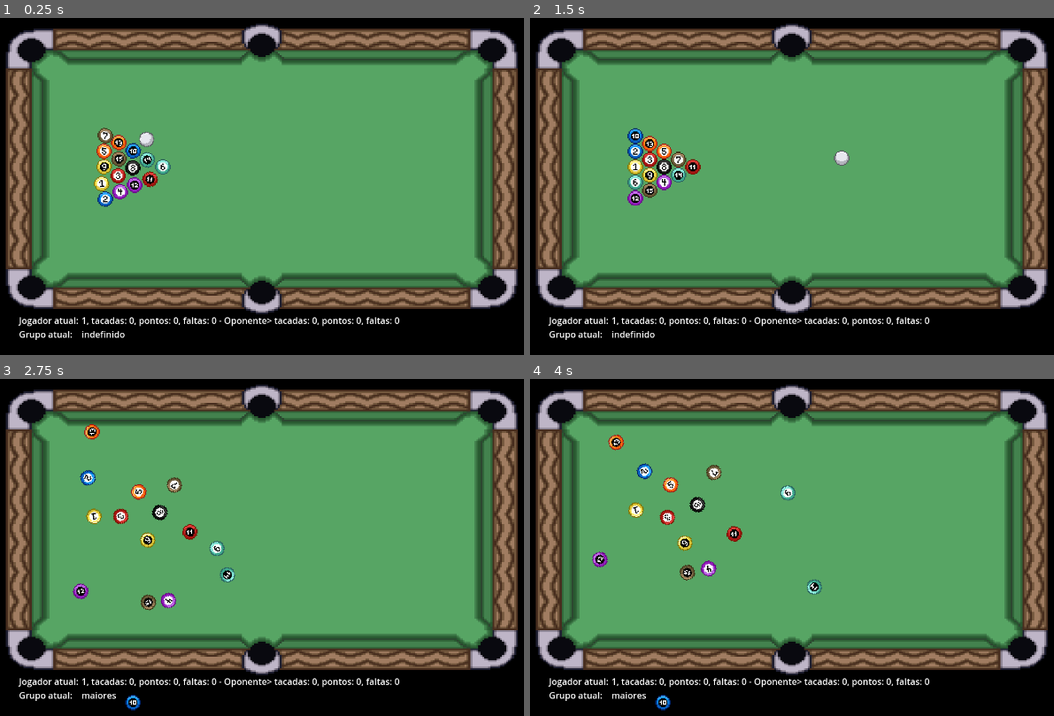
Above: before the commit, frames 1-4 (two rows, left to right).
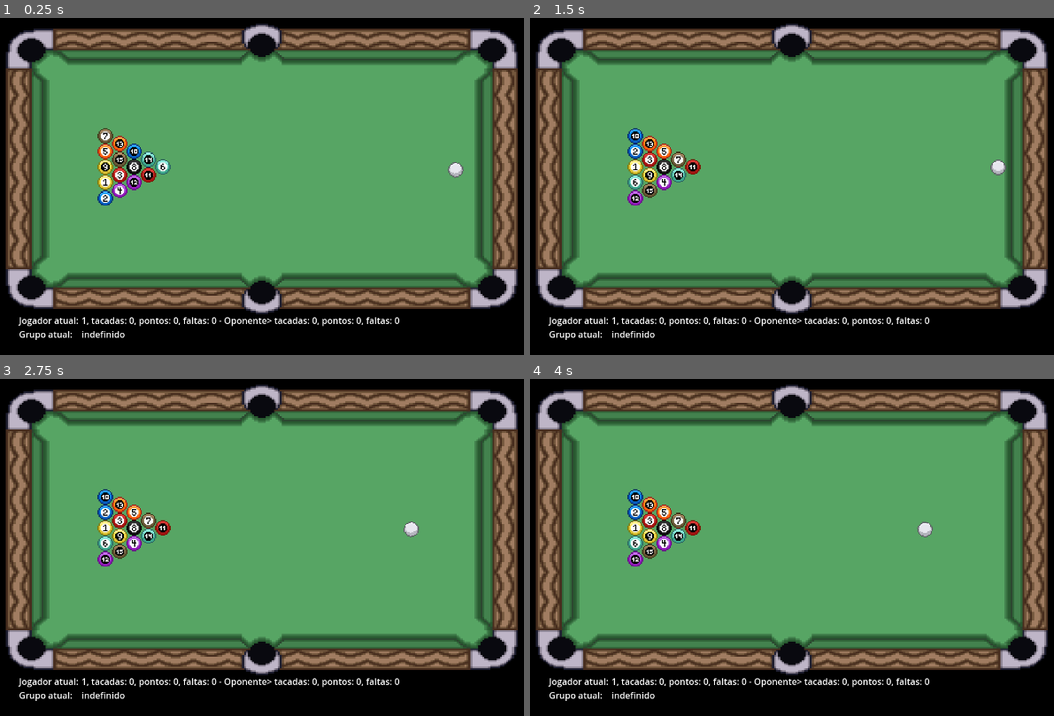
Above: after the commit, the same moments.

Repository: MathiasRLuz/Sinuca--8-Ball-Pool-
Game: Godot game, scene res://scenes/camp_bots.tscn
Same seed, same stepped clock (60 frames per second), same inputs: the game is played once before the commit and once after it. This scene is started directly instead of the project's main scene. The engine's default icon, where the game draws it, is replaced by a stand-in: a white triangle on a blue panel in a dark square.
Inputs (mouse positions are in pixels of both pictures, inside the frame that each line leads up to):
- Up to frame 1 (0.25 s): no input
- Up to frame 2 (1.5 s): move the mouse to (959, 156) at 0.52 s; hold D (right) 0.53-1.28 s; hold E (interact) 0.53-1.28 s; click (959, 156) at 0.67 s; tap Space at 0.77 s; move the mouse to (661, 196) at 1.27 s; hold S (down) from 1.28 s (still down); tap E (interact) at 1.35 s
- Up to frame 3 (2.75 s): tap Space at 1.52 s; move the mouse to (345, 449) at 2.02 s; release S (down) at 2.03 s; hold D (right) from 2.03 s (still down); hold E (interact) from 2.03 s (still down)
- Up to frame 4 (4 s): move the mouse to (765, 618) at 2.77 s; release D (right) at 2.78 s; release E (interact) at 2.78 s; hold W (up) 2.78-3.53 s; tap E (interact) at 2.85 s; click (765, 618) at 2.92 s; tap Space at 3.02, 3.77 s; move the mouse to (1017, 598) at 3.52 s; hold A (left) from 3.53 s (still down); hold E (interact) from 3.53 s (still down)

The runs differ from the first frame. In frame 1, 1.4% of the frame differs, in the area x 17-89%, y 32-57%; in frame 2, 0.2%; in frame 3, 3.2%, in the area x 13-80%, y 13-99%; in frame 4, 3.2%.

Commit message:
criterios 5 e 6 de pontuação (penalidades por bolas proibidas no caminho e bola 8 no caminho)

Diff:
--- a/scenes/camp_bots.tscn
+++ b/scenes/camp_bots.tscn
@@ -91,12 +91,15 @@
 enabled = false
 shape = SubResource("CircleShape2D_lmf8b")
 target_position = Vector2(151, 3)
+collision_mask = 3
+collide_with_areas = true
 
 [node name="ShapeCast2D2" type="ShapeCast2D" parent="."]
 position = Vector2(859, 68)
 enabled = false
 shape = SubResource("CircleShape2D_lmf8b")
 target_position = Vector2(-797, 395)
+collision_mask = 3
 collide_with_areas = true
 
 [node name="Line2D" type="Line2D" parent="."]
--- a/scenes/genetic_algorithm.tscn
+++ b/scenes/genetic_algorithm.tscn
@@ -4,4 +4,3 @@
 
 [node name="GeneticAlgorithm" type="Node"]
 script = ExtResource("1_02564")
-start_ga = true
--- a/scenes/sinuca.tscn
+++ b/scenes/sinuca.tscn
@@ -91,12 +91,15 @@
 enabled = false
 shape = SubResource("CircleShape2D_lmf8b")
 target_position = Vector2(151, 3)
+collision_mask = 3
+collide_with_areas = true
 
 [node name="ShapeCast2D2" type="ShapeCast2D" parent="."]
 position = Vector2(859, 68)
 enabled = false
 shape = SubResource("CircleShape2D_lmf8b")
 target_position = Vector2(-797, 395)
+collision_mask = 3
 collide_with_areas = true
 
 [node name="Line2D" type="Line2D" parent="."]
--- a/scripts/camp_bots.gd
+++ b/scripts/camp_bots.gd
@@ -239,6 +239,8 @@
 				var clear_path = check_clear_path(b, hole)
 				if not clear_path[0]:
 					var penalidade = current_enemy[GlobalData.EnemyDififultyVariables.crit4] * clear_path[1]
+					penalidade += current_enemy[GlobalData.EnemyDififultyVariables.crit5] * clear_path[2]
+					penalidade += current_enemy[GlobalData.EnemyDififultyVariables.crit6] * clear_path[3]
 					#print("Penalidade colisões: ", penalidade)
 					score -= penalidade  # Penalidade se houver interferência
 				#print(b.name," - ",hole.name," - ",score)
@@ -338,6 +340,8 @@
 									var clear_path = check_clear_path(b, hole)
 									if not clear_path[0]:
 										var penalidade = current_enemy[GlobalData.EnemyDififultyVariables.crit4] * clear_path[1]
+										penalidade += current_enemy[GlobalData.EnemyDififultyVariables.crit5] * clear_path[2]
+										penalidade += current_enemy[GlobalData.EnemyDififultyVariables.crit6] * clear_path[3]
 										if debug: print("Penalidade colisões: ", penalidade)
 										score -= penalidade  # Penalidade se houver interferência
 									if debug: print(b.name," - ",hole.name," - ",score)
@@ -495,21 +499,32 @@
 	# Verifique se há uma colisão
 	if shapecast2.is_colliding():
 		# Obtenha o objeto colidido
-		var collisions = shapecast2.get_collision_count()
+
+		var collisions = []
+		var forbidden_collisions = []
+		for i in range(shapecast2.get_collision_count()):
+			var _name = shapecast2.get_collider(i).name
+			if _name == "Area2D": _name = shapecast2.get_collider(i).get_parent().name
+			if collisions.count(str(_name)) < 1 and str(_name) != ball.name:
+				collisions.append(str(_name))
+				if str(_name) != "paredes" and str(_name) != "buracos":
+					if bateu_primeiro_em_bola_proibida(int(str(_name))):
+						forbidden_collisions.append(str(_name))
+		var n_collisions = len(collisions)
 		var collider = shapecast2.get_collider(0)
 		var nome = collider.name
 		if nome == "Area2D": nome = collider.get_parent().name
-		#print(ball.name, " colisões: ", collisions, " - primeira colisão: ", nome)
+		#print(ball.name, " colisões: ", n_collisions, " - colisões: ", collisions, " - colisões com bolas proibidas: ", forbidden_collisions)
 		# qual será a primeira colisão
 		shapecast2.enabled = false
 		shapecast2.reparent($".")
 		if nome == "buracos":
-			return [true,collisions]
-		else: return [false,collisions]
+			return [true,n_collisions-len(forbidden_collisions),len(forbidden_collisions)-collisions.count("8"), collisions.count("8")]
+		else: return [false,n_collisions-len(forbidden_collisions),len(forbidden_collisions)-collisions.count("8"), collisions.count("8")]
 	else:
 		shapecast2.enabled = false
 		shapecast2.reparent($".")
-		return [false,0]
+		return [false,0, 0, 0]
 
 func check_clear_shot(ball_name, contact_point: Vector2, check_distance: bool = true):
 	var tolerancia = 0.05 # porcentagem de distancia (entre o ponto de colisão real e o contact_point calculado) excedente ao raio da bola
--- a/scripts/global_data.gd
+++ b/scripts/global_data.gd
@@ -14,16 +14,16 @@
 var EnemyDificulty = {
 	Npcs.NPC : {
 		EnemyDififultyVariables.power_probability : 0,
-		EnemyDififultyVariables.force_scale : 0.8,
-		EnemyDififultyVariables.precision : 0.8,
+		EnemyDififultyVariables.force_scale : 1,
+		EnemyDififultyVariables.precision : 1,
 		EnemyDififultyVariables.error_radius : 5,
 		EnemyDififultyVariables.max_shot_angle : 60,
 		EnemyDififultyVariables.crit1 : 2,
 		EnemyDififultyVariables.crit2 : 100,
 		EnemyDififultyVariables.crit3 : 200,
 		EnemyDififultyVariables.crit4 : 250,
-		EnemyDififultyVariables.crit5 : 250,
-		EnemyDififultyVariables.crit6 : 250
+		EnemyDififultyVariables.crit5 : 500,
+		EnemyDififultyVariables.crit6 : 1000
 	},
 	Npcs.BRUXA : {
 		EnemyDififultyVariables.power_probability : 0,
@@ -35,8 +35,8 @@
 		EnemyDififultyVariables.crit2 : 100,
 		EnemyDififultyVariables.crit3 : 200,
 		EnemyDififultyVariables.crit4 : 500,
-		EnemyDififultyVariables.crit5 : 250,
-		EnemyDififultyVariables.crit6 : 250
+		EnemyDififultyVariables.crit5 : 750,
+		EnemyDififultyVariables.crit6 : 1000
 	}
 }
 
--- a/scripts/main.gd
+++ b/scripts/main.gd
@@ -221,8 +221,12 @@
 
 				# Critério 4: Interferências (penalizar se houver outras bolas no caminho)
 				var clear_path = check_clear_path(b, hole)
+				# caminho direto ao buraco, numero de colisões sem contar as proibídas,
+				# numero de colisões proibídas sem contar a 8, e numero de colisões com a 8 (0 ou 1)
 				if not clear_path[0]:
 					var penalidade = GlobalData.EnemyDificulty[current_enemy][GlobalData.EnemyDififultyVariables.crit4] * clear_path[1]
+					penalidade += GlobalData.EnemyDificulty[current_enemy][GlobalData.EnemyDififultyVariables.crit5] * clear_path[2]
+					penalidade += GlobalData.EnemyDificulty[current_enemy][GlobalData.EnemyDififultyVariables.crit6] * clear_path[3]
 					print("Penalidade colisões: ", penalidade)
 					score -= penalidade  # Penalidade se houver interferência
 				print(b.name," - ",hole.name," - ",score)
@@ -320,8 +324,12 @@
 
 									# Critério 4: Interferências (penalizar se houver outras bolas no caminho)
 									var clear_path = check_clear_path(b, hole)
+									# caminho direto ao buraco, numero de colisões sem contar as proibídas,
+									# numero de colisões proibídas sem contar a 8, e numero de colisões com a 8 (0 ou 1)
 									if not clear_path[0]:
 										var penalidade = GlobalData.EnemyDificulty[current_enemy][GlobalData.EnemyDififultyVariables.crit4] * clear_path[1]
+										penalidade += GlobalData.EnemyDificulty[current_enemy][GlobalData.EnemyDififultyVariables.crit5] * clear_path[2]
+										penalidade += GlobalData.EnemyDificulty[current_enemy][GlobalData.EnemyDififultyVariables.crit6] * clear_path[3]
 										if debug: print("Penalidade colisões: ", penalidade)
 										score -= penalidade  # Penalidade se houver interferência
 									if debug: print(b.name," - ",hole.name," - ",score)
@@ -479,21 +487,32 @@
 	# Verifique se há uma colisão
 	if shapecast2.is_colliding():
 		# Obtenha o objeto colidido
-		var collisions = shapecast2.get_collision_count()
+
+		var collisions = []
+		var forbidden_collisions = []
+		for i in range(shapecast2.get_collision_count()):
+			var _name = shapecast2.get_collider(i).name
+			if _name == "Area2D": _name = shapecast2.get_collider(i).get_parent().name
+			if collisions.count(str(_name)) < 1 and str(_name) != ball.name:
+				collisions.append(str(_name))
+				if str(_name) != "paredes" and str(_name) != "buracos":
+					if bateu_primeiro_em_bola_proibida(int(str(_name))):
+						forbidden_collisions.append(str(_name))
+		var n_collisions = len(collisions)
 		var collider = shapecast2.get_collider(0)
 		var nome = collider.name
 		if nome == "Area2D": nome = collider.get_parent().name
-		print(ball.name, " colisões: ", collisions, " - primeira colisão: ", nome)
+		print(ball.name, " colisões: ", n_collisions, " - colisões: ", collisions, " - colisões com bolas proibidas: ", forbidden_collisions)
 		# qual será a primeira colisão
 		shapecast2.enabled = false
 		shapecast2.reparent($".")
 		if nome == "buracos":
-			return [true,collisions]
-		else: return [false,collisions]
+			return [true,n_collisions-len(forbidden_collisions),len(forbidden_collisions)-collisions.count("8"), collisions.count("8")]
+		else: return [false,n_collisions-len(forbidden_collisions),len(forbidden_collisions)-collisions.count("8"), collisions.count("8")]
 	else:
 		shapecast2.enabled = false
 		shapecast2.reparent($".")
-		return [false,0]
+		return [false,0, 0, 0]
 
 func check_clear_shot(ball_name, contact_point: Vector2, check_distance: bool = true):
 	var tolerancia = 0.05 # porcentagem de distancia (entre o ponto de colisão real e o contact_point calculado) excedente ao raio da bola
